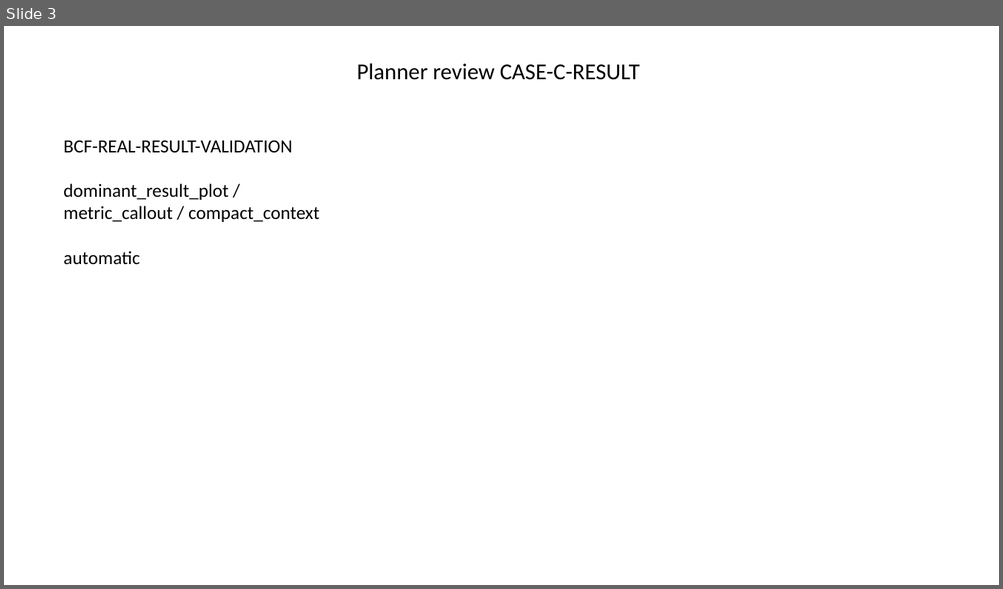
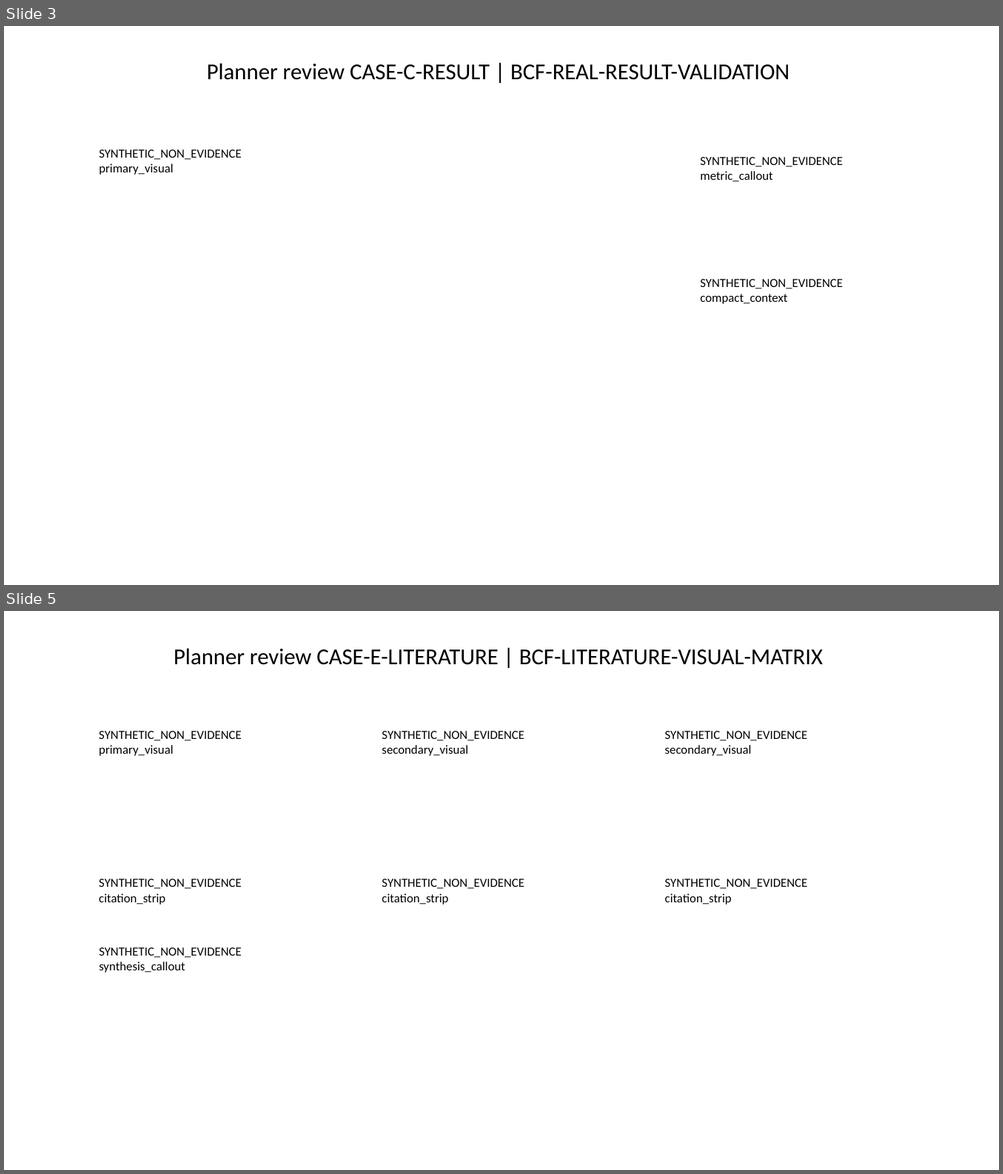
Before and after one commit to Gary0915/AI-Research-SKILLs, a slide deck: thesis-deck-system/artifacts/phase3/planner-composition-candidate-review.pptx. Shown one above the other, each under a label of ours: slide 3 before the commit, slides 3 and 5 after it; the slides between them are not shown. The pictures are 1003x589 and 1003x1174 pixels, drawn with LibreOffice and Linux fonts; fonts in the diff are those of the drawing. Boxes give left, top, right and bottom in pixels: in the first picture for what was removed or moved away, otherwise in the second. Text is boxed around its words. In the diff, an @@ line names an element or a change of style, - is before the commit and + after.

Commit message:
phase3: realize planner physical review core

```diff
--- a/thesis-deck-system/artifacts/phase3/planner-composition-candidate-review.pptx
+++ b/thesis-deck-system/artifacts/phase3/planner-composition-candidate-review.pptx
@@ slide 5 added at [4,611,999,1170], background #FFFFFF @@
@@ title added at [173,648,822,665], 22 pt, text #000000 @@
+Planner review CASE-E-LITERATURE | BCF-LITERATURE-VISUAL-MATRIX
@@ text added at [99,731,242,756], 12 pt, text #000000 @@
+SYNTHETIC_NON_EVIDENCE
+primary_visual
@@ text added at [381,731,524,756], 12 pt, text #000000 @@
+SYNTHETIC_NON_EVIDENCE
+secondary_visual
@@ text added at [665,731,808,756], 12 pt, text #000000 @@
+SYNTHETIC_NON_EVIDENCE
+secondary_visual
@@ text added at [99,879,242,905], 12 pt, text #000000 @@
+SYNTHETIC_NON_EVIDENCE
+citation_strip
@@ text added at [381,879,524,905], 12 pt, text #000000 @@
+SYNTHETIC_NON_EVIDENCE
+citation_strip
@@ text added at [665,879,808,905], 12 pt, text #000000 @@
+SYNTHETIC_NON_EVIDENCE
+citation_strip
@@ text added at [99,948,242,973], 12 pt, text #000000 @@
+SYNTHETIC_NON_EVIDENCE
+synthesis_callout
@@ slide 3 changed as well @@
@@ title at [207,63,789,80]: text changed @@
-Planner review CASE-C-RESULT
+Planner review CASE-C-RESULT | BCF-REAL-RESULT-VALIDATION
@@ text at [99,150,242,175]: text changed; size 18 to 12 pt @@
-BCF-REAL-RESULT-VALIDATION
-dominant_result_plot / metric_callout / compact_context
-automatic
+SYNTHETIC_NON_EVIDENCE
+primary_visual
@@ text added at [700,157,842,182], 12 pt, text #000000 @@
+SYNTHETIC_NON_EVIDENCE
+metric_callout
@@ text added at [700,279,842,304], 12 pt, text #000000 @@
+SYNTHETIC_NON_EVIDENCE
+compact_context
```
Also in this commit, not shown: 4 other slides changed, 5 other slides added, 5 slides removed, 20 other files.
